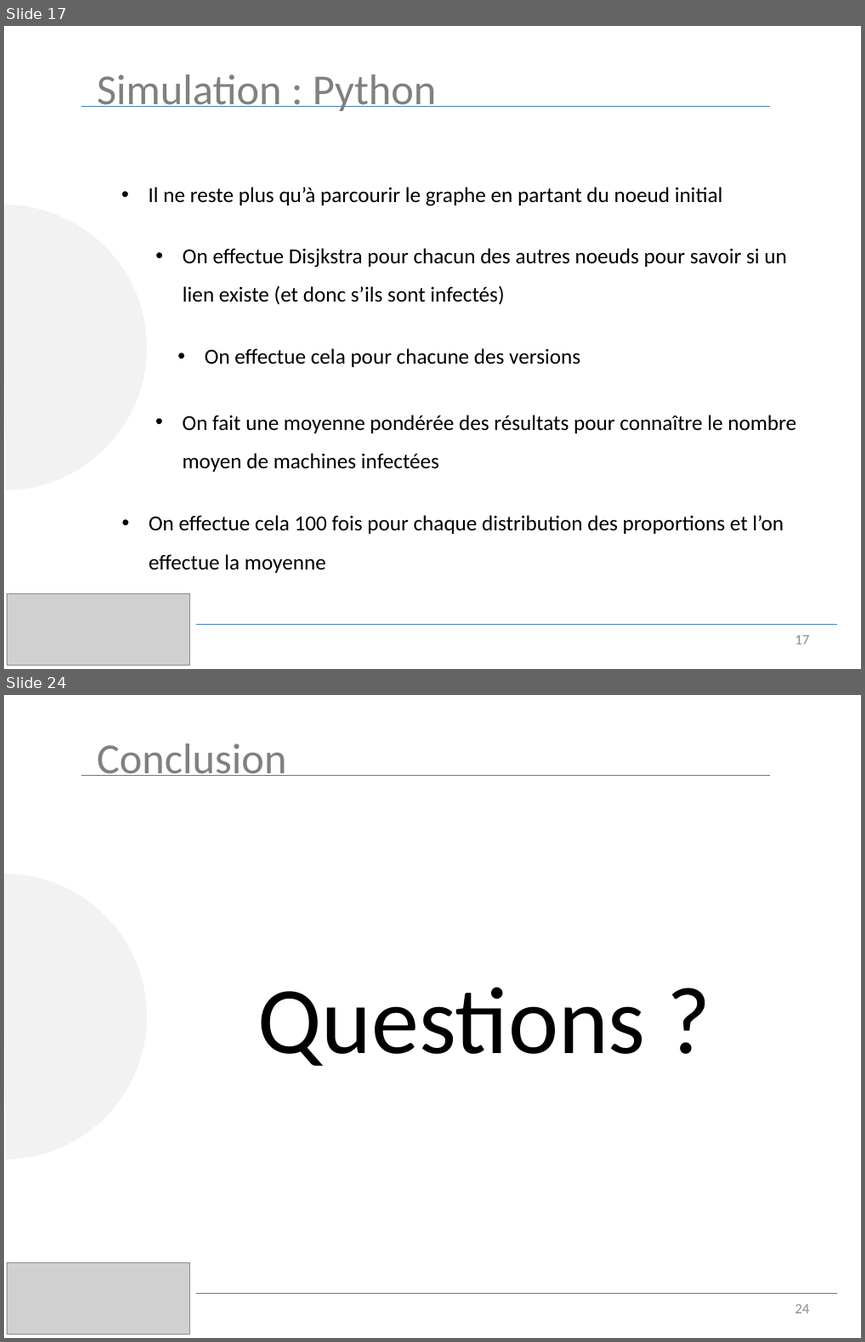
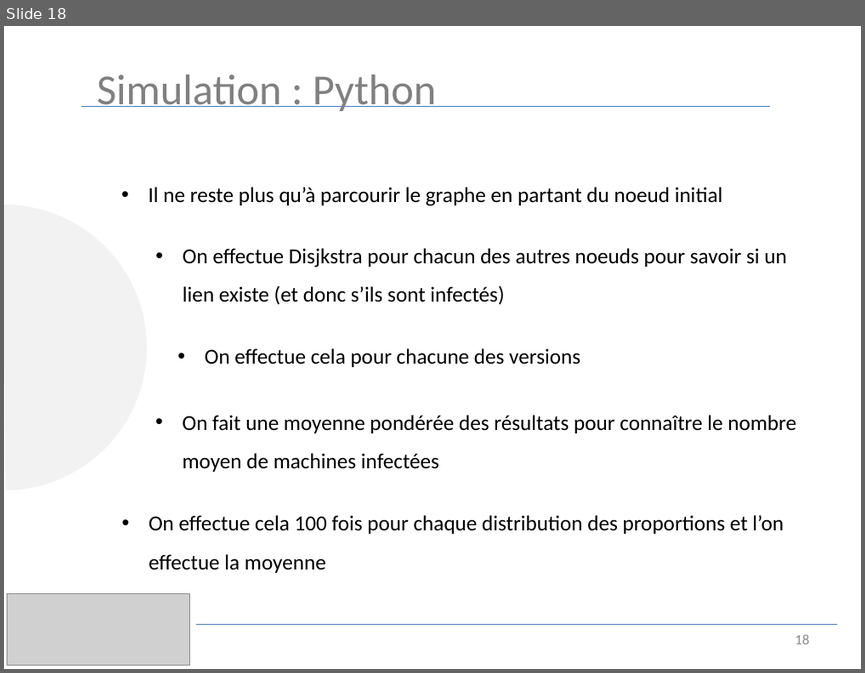
Before and after one commit to luinaudt/inf6422, a slide deck: lab3/presentation.pptx. Shown one above the other, each under a label of ours: slides 17 and 24 before the commit, slide 18 after it; the slides between them are not shown. The pictures are 865x1342 and 865x673 pixels, drawn with LibreOffice and Linux fonts; fonts in the diff are those of the drawing; grey boxes stand for pictures. Boxes give left, top, right and bottom in pixels: in the first picture for what was removed or moved away, otherwise in the second. Text is boxed around its words. In the diff, an @@ line names an element or a change of style, - is before the commit and + after.

```diff
--- a/lab3/presentation.pptx
+++ b/lab3/presentation.pptx
@@ slide 24 removed at (4,695,861,1338), background #FFFFFF @@
@@ text removed at (97,743,286,776) @@
-Conclusion
@@ line removed from (82, 776) to (770, 776) @@
@@ arc (boxed as its full ellipse) removed at (4,873,146,1158) @@
@@ text removed at (257,987,645,1066) @@
-Questions ?
@@ picture removed at (7,1262,190,1333) @@
@@ line removed from (196, 1293) to (837, 1293) @@
@@ page number removed at (794,1304,809,1313) @@
-24
@@ what was slide 17 is now slide 18 @@
@@ page number at (794,634,809,644): text changed @@
-17
+18
```
Also in this commit, not shown: 16 slides changed, 6 slides added, 3 other slides removed.
